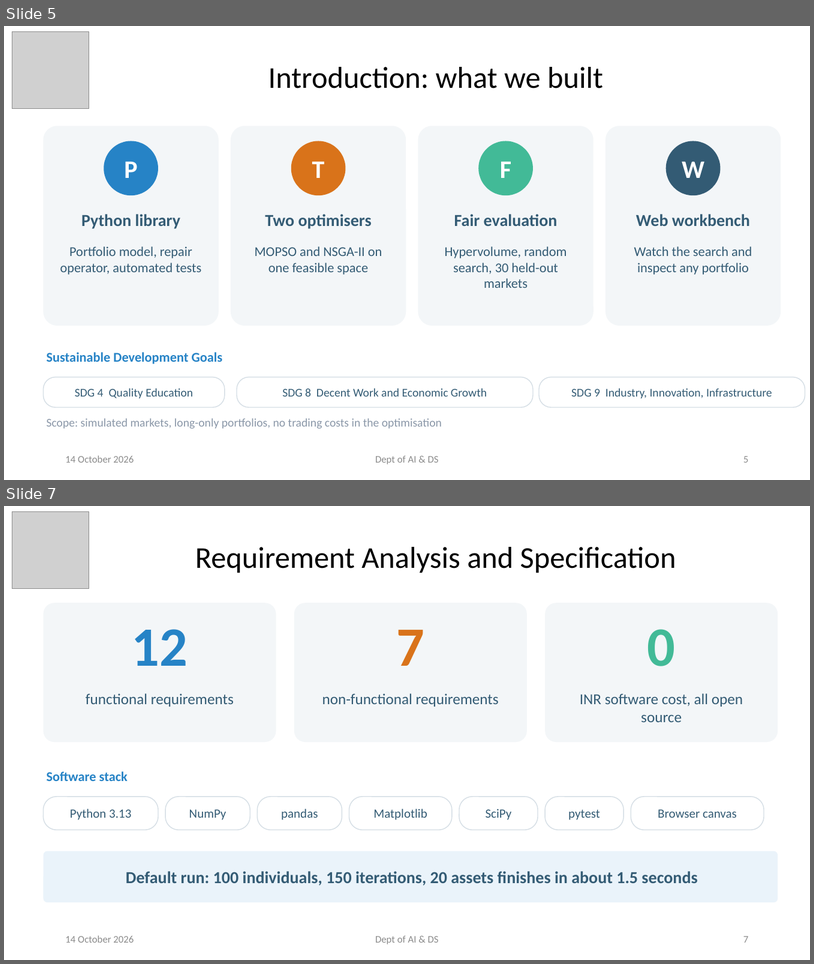
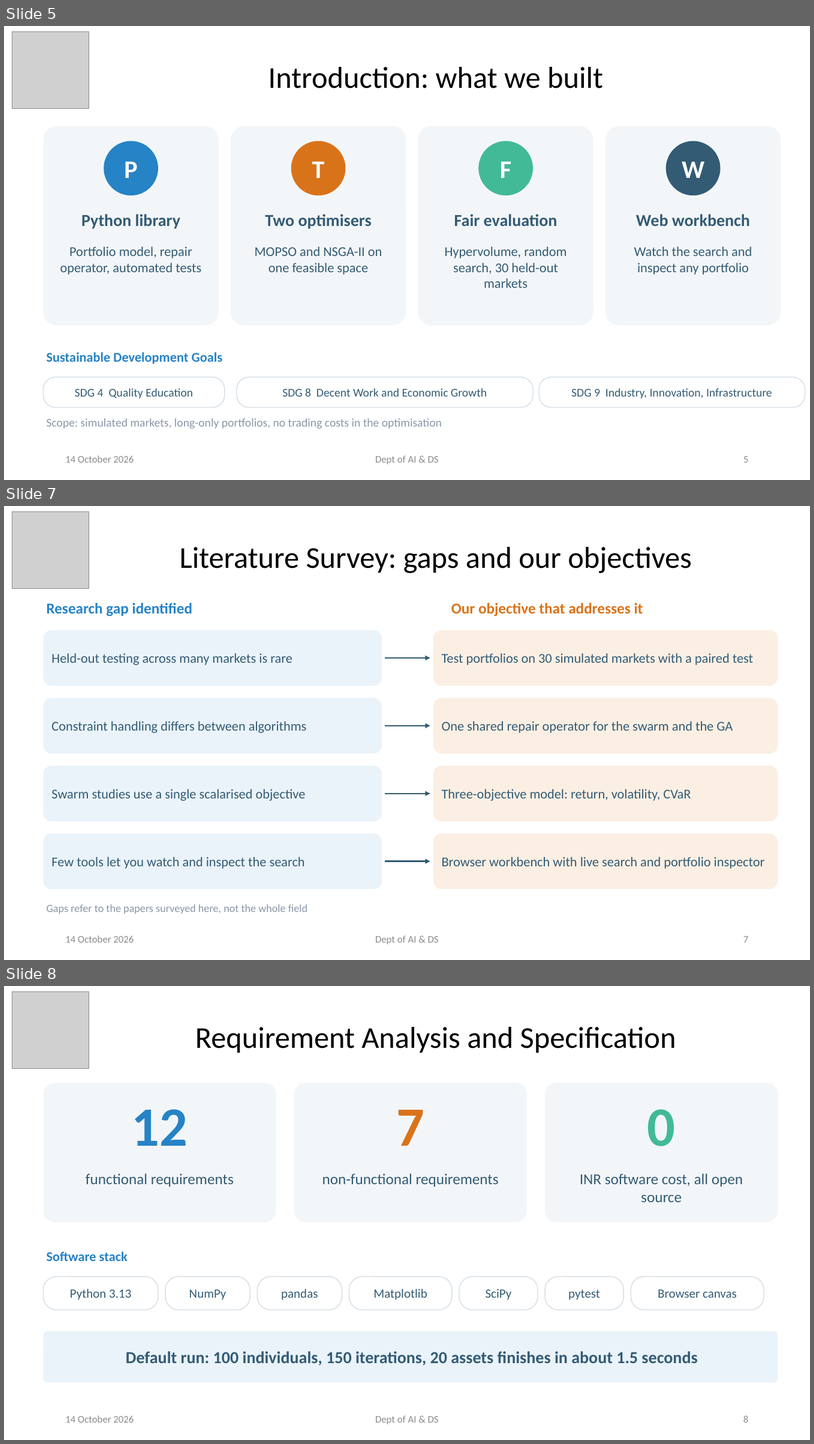
Before and after one commit to NitinHarsur/BIO-AlGO, a slide deck: presentation/SwarmFolio_Final_Presentation.pptx. Shown one above the other, each under a label of ours: slides 5 and 7 before the commit, slides 5, 7 and 8 after it; the slides between them are not shown. The pictures are 814x964 and 814x1444 pixels, drawn with LibreOffice and Linux fonts; fonts in the diff are those of the drawing; grey boxes stand for pictures. Boxes give left, top, right and bottom in pixels: in the first picture for what was removed or moved away, otherwise in the second. Text is boxed around its words. In the diff, an @@ line names an element or a change of style, - is before the commit and + after.

```diff
--- a/presentation/SwarmFolio_Final_Presentation.pptx
+++ b/presentation/SwarmFolio_Final_Presentation.pptx
@@ slide 7 added at [4, 506, 810, 960], background #FFFFFF @@
@@ picture added at [12, 511, 89, 588] @@
@@ title added at [180, 547, 692, 573], 36 pt, text #000000 @@
+Literature Survey: gaps and our objectives
@@ text added at [47, 603, 192, 616], 18 pt, text #2683C6, bold @@
+Research gap identified
@@ text added at [452, 603, 644, 616], 18 pt, text #D9731A, bold @@
+Our objective that addresses it
@@ rounded rectangle added at [44, 630, 382, 685], fill #EAF3FA, 16 pt, text #335B74 @@
+Held-out testing across many markets is rare
@@ rounded rectangle added at [434, 630, 779, 685], fill #FBEFE3, 16 pt, text #335B74 @@
+Test portfolios on 30 simulated markets with a paired test
@@ arrow added from (385, 658) to (431, 658), #335B74 1.75 pt @@
@@ rounded rectangle added at [44, 698, 382, 753], fill #EAF3FA, 16 pt, text #335B74 @@
+Constraint handling differs between algorithms
@@ rounded rectangle added at [434, 698, 779, 753], fill #FBEFE3, 16 pt, text #335B74 @@
+One shared repair operator for the swarm and the GA
@@ arrow added from (385, 726) to (431, 726), #335B74 1.75 pt @@
@@ rounded rectangle added at [44, 766, 382, 821], fill #EAF3FA, 16 pt, text #335B74 @@
+Swarm studies use a single scalarised objective
@@ rounded rectangle added at [434, 766, 779, 821], fill #FBEFE3, 16 pt, text #335B74 @@
+Three-objective model: return, volatility, CVaR
@@ arrow added from (385, 793) to (431, 793), #335B74 1.75 pt @@
@@ rounded rectangle added at [44, 833, 382, 889], fill #EAF3FA, 16 pt, text #335B74 @@
+Few tools let you watch and inspect the search
@@ rounded rectangle added at [434, 833, 779, 889], fill #FBEFE3, 16 pt, text #335B74 @@
+Browser workbench with live search and portfolio inspector
@@ arrow added from (385, 861) to (431, 861), #335B74 1.75 pt @@
@@ text added at [47, 904, 308, 913], 13 pt, text #8A97A8 @@
+Gaps refer to the papers surveyed here, not the whole field
@@ text added at [65, 935, 134, 942], 12 pt, text #8C8C8C @@
+14 October 2026
@@ text added at [375, 935, 439, 944], 12 pt, text #8C8C8C @@
+Dept of AI & DS
@@ page number added at [744, 936, 749, 942], 12 pt, text #8C8C8C @@
+7
@@ what was slide 7 is now slide 8 @@
@@ page number at [744, 1415, 749, 1422]: text changed @@
-7
+8
```
Also in this commit, not shown: 2 slides changed, 2 other files.
